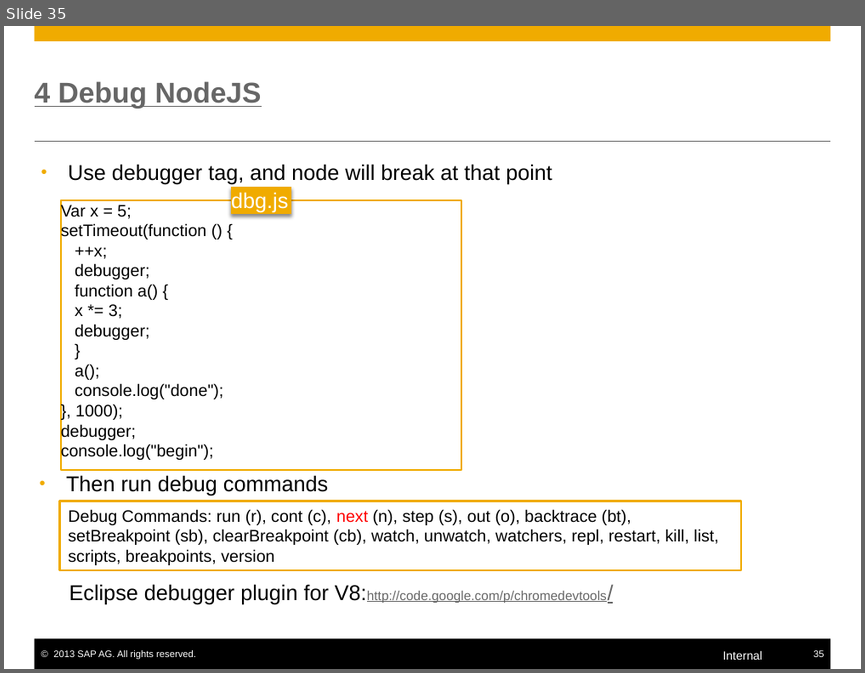
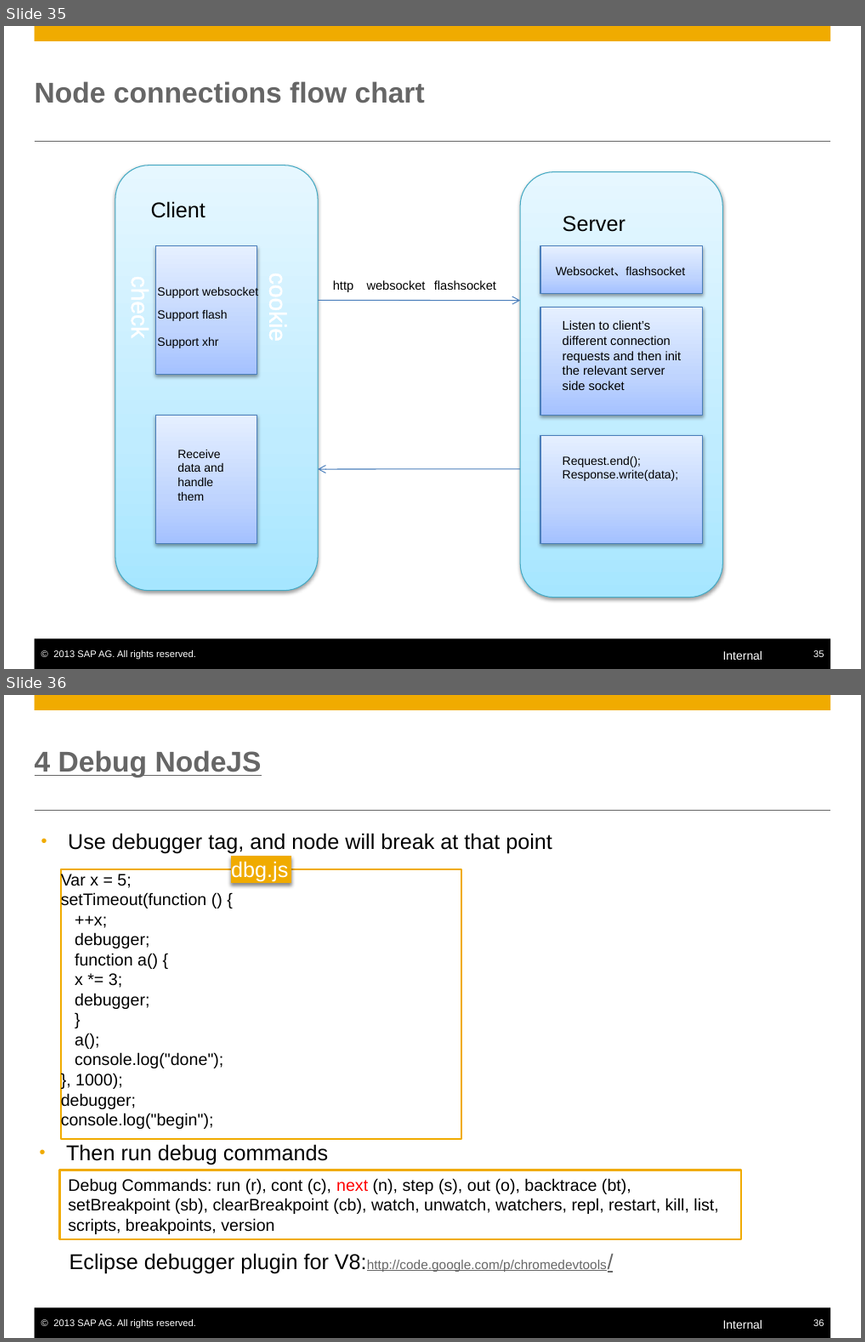
Before and after one commit to yjhcjykwbk-jlsec/mynodejs, a slide deck: nodejs.pptx. Shown one above the other, each under a label of ours: slide 35 before the commit, slides 35 and 36 after it. The pictures are 865x673 and 865x1342 pixels, drawn with LibreOffice and Linux fonts; fonts in the diff are those of the drawing. Boxes give left, top, right and bottom in pixels: in the first picture for what was removed or moved away, otherwise in the second. Text is boxed around its words. In the diff, an @@ line names an element or a change of style, - is before the commit and + after.

```diff
--- a/nodejs.pptx
+++ b/nodejs.pptx
@@ slide 35 added at (4,26,861,669), background #FFFFFF; not listed: 6 template elements that a slide beside it also shows @@
@@ title added at (35,81,425,103), 24 pt, text #666666, bold @@
+Node connections flow chart
@@ group added at (115,165,722,596): 13 texts, 5 rectangles, 2 rounded rectangles, 2 arrows @@
+Client
+Server
+Support websocket
+Support flash
+Support xhr
+http
+websocket
+flashsocket
+check
+Websocket、flashsocket
+Listen to client’s different connection requests and then init the relevant server side socket
+Request.end();
+Response.write(data);
+Receive data and handle them
@@ what was slide 35 is now slide 36 @@
```
Also in this commit, not shown: 2 slides changed, 3 other files.
